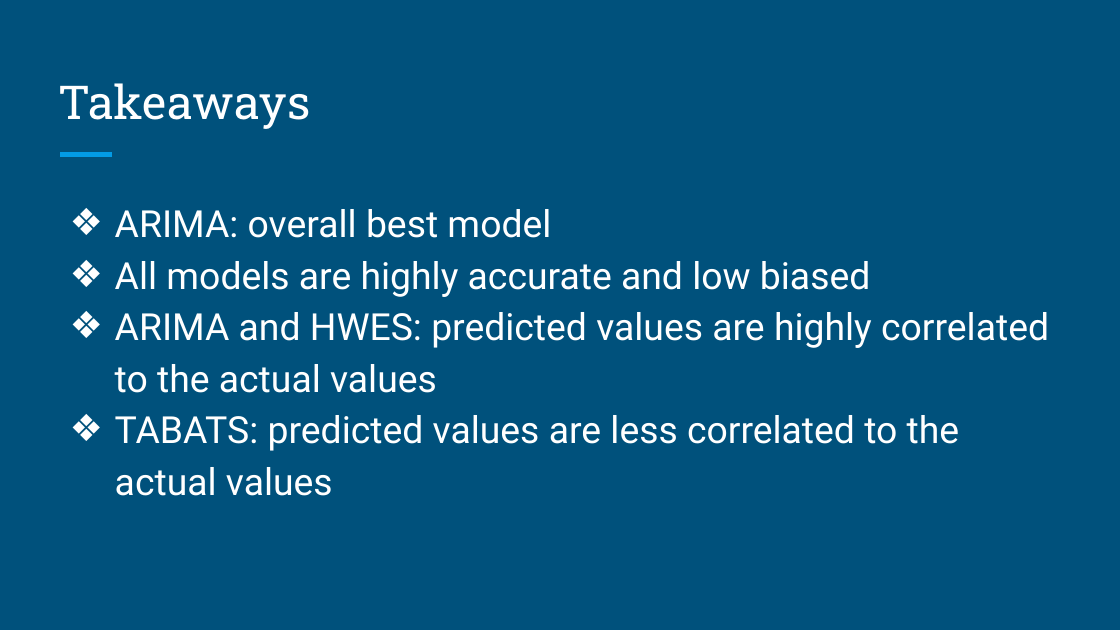
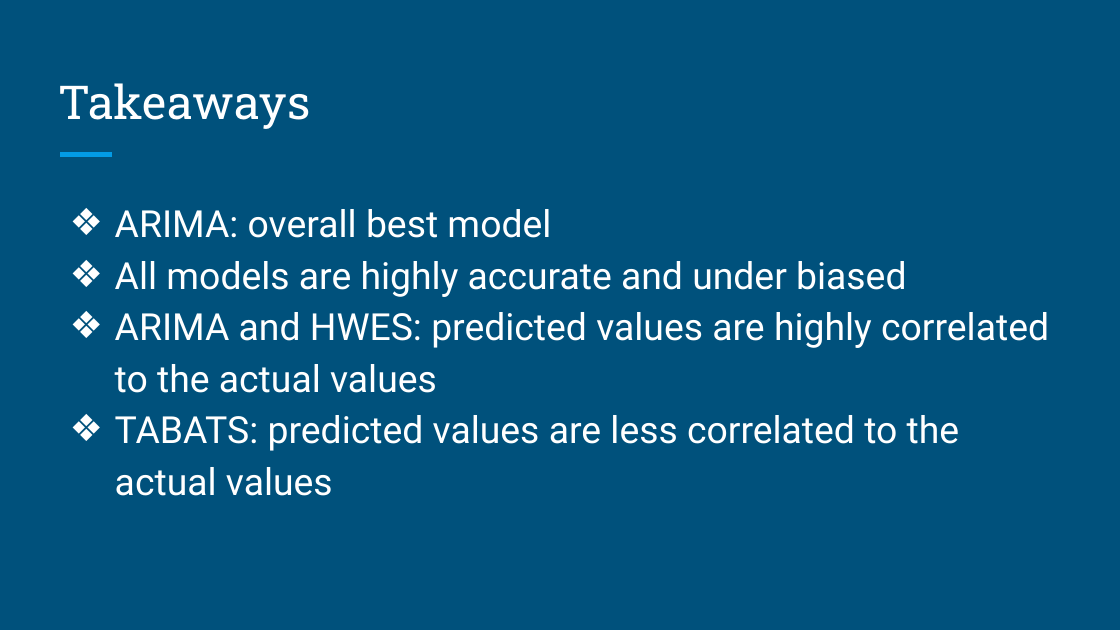
Before and after one commit to dnaandy/SpringBoard, a slide deck: slide 12 of Capstone2/Final_sildes.pptx. Drawn at 1120x630 pixels with LibreOffice and Linux fonts; fonts in the diff are those of the drawing. Boxes give left, top, right and bottom in pixels: in the first picture for what was removed or moved away, otherwise in the second. Text is boxed around its words. In the diff, an @@ line names an element or a change of style, - is before the commit and + after.

```diff
--- a/Capstone2/Final_sildes.pptx
+++ b/Capstone2/Final_sildes.pptx
@@ text at [115, 261, 906, 297]: text changed @@
-❖ All models are highly accurate and low biased
+❖ All models are highly accurate and under biased
```
Also in this commit, not shown: 6 other slides changed, 3 other files.
